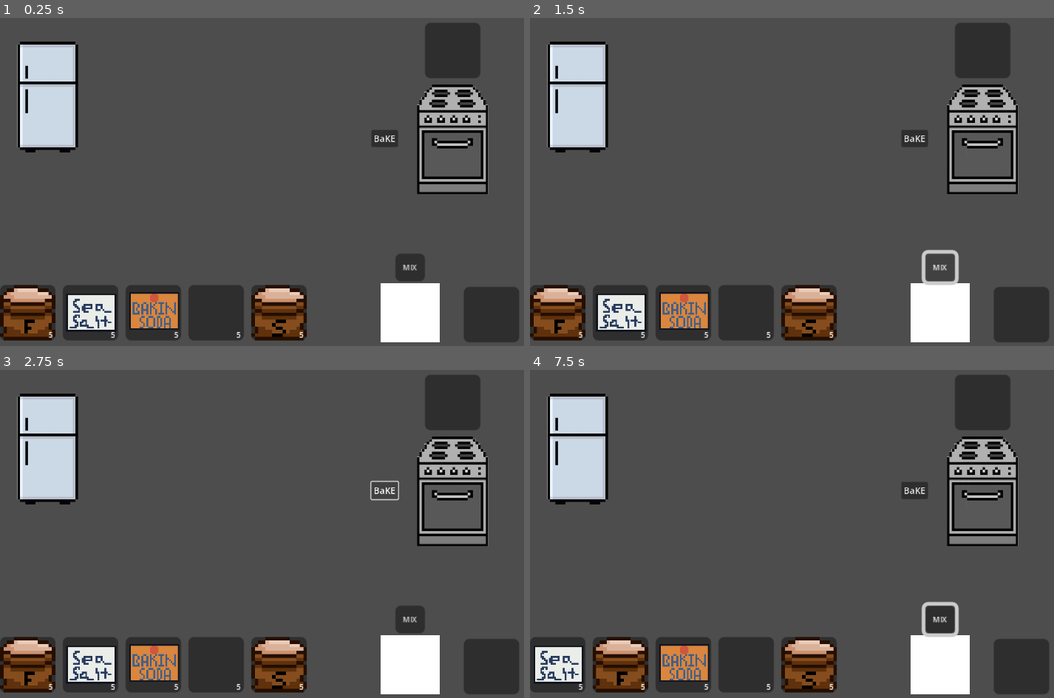
Above: before the commit, frames 1-4 (two rows, left to right).
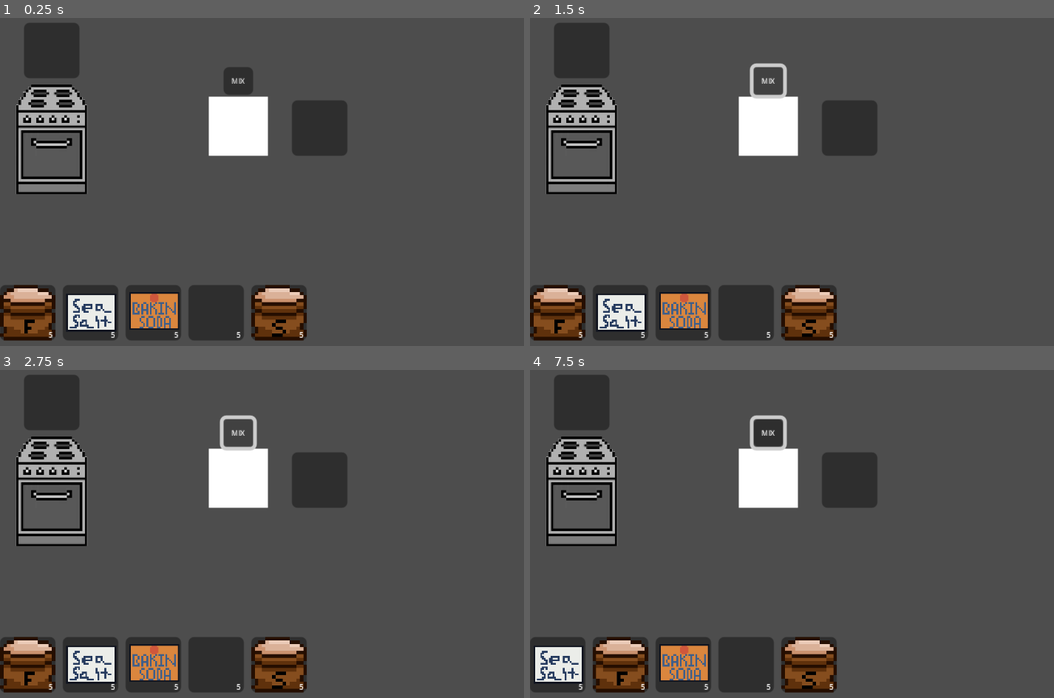
Above: after the commit, the same moments.

Repository: amusci/sweet-treat
Game: Godot game, scene res://Scenes/Areas/bakery_playground.tscn
The game is run twice, just before and just after one commit, with the same random seed, the same clock (stepped at 60 frames per second) and the same inputs.
Inputs (mouse positions are in pixels of both pictures, inside the frame that each line leads up to):
- Up to frame 1 (0.25 s): no input
- Up to frame 2 (1.5 s): click "BaKE" (after the commit: "MIX") at 0.5 s; click "MIX" at 1.25 s
- Up to frame 3 (2.75 s): click "BaKE" (after the commit: "MIX") at 2 s
- Up to frame 4 (7.5 s): click "MIX" at 2.75 s; click "BaKE" (after the commit: "MIX") at 3.5 s; click "MIX" at 4.25 s; tap Enter at 5, 6.5 s; drag from (980, 488) to (938, 665) at 5.02 s; tap Space at 5.75, 7.25 s; drag from (980, 402) to (980, 488) at 5.77 s; move the mouse to (556, 665) at 6.52 s; click (556, 665) at 6.67 s; drag from (619, 665) to (938, 665) at 7.27 s

The runs differ from the first frame. In frame 1, 19% of the frame differs, in the area x 3-100%, y 1-99%; in frame 2, 19%; in frame 3, 19%; in frame 4, 19%.

Commit message:
4.4 + better hotbar
uid 4.4 update

Diff:
--- a/Scenes/Areas/bakery_playground.tscn
+++ b/Scenes/Areas/bakery_playground.tscn
@@ -1,14 +1,13 @@
-[gd_scene load_steps=5 format=3 uid="uid://jrswjeeueyee"]
+[gd_scene load_steps=4 format=3 uid="uid://jrswjeeueyee"]
 
 [ext_resource type="PackedScene" uid="uid://q1v1svbbga3m" path="res://Scenes/NonUpgradables/tablehotbar/hotbar.tscn" id="2_sqe8n"]
 [ext_resource type="PackedScene" uid="uid://b85a3mf75arf7" path="res://Scenes/Machines/mixing_station.tscn" id="3_ff7m2"]
 [ext_resource type="PackedScene" uid="uid://cgltvgu28fltw" path="res://Scenes/Machines/oven.tscn" id="3_gyj70"]
-[ext_resource type="PackedScene" uid="uid://m07v5i1n8ugu" path="res://Scenes/Machines/fridge.tscn" id="4_cpdy6"]
 
 [node name="BakeryPlayground" type="Node2D"]
 
 [node name="Oven" parent="." instance=ExtResource("3_gyj70")]
-position = Vector2(244, 68)
+position = Vector2(27, 68)
 
 [node name="Hotbar" parent="." instance=ExtResource("2_sqe8n")]
 anchors_preset = 0
@@ -22,7 +21,4 @@
 size_flags_vertical = 4
 
 [node name="MixingStation" parent="." instance=ExtResource("3_ff7m2")]
-position = Vector2(222, 162)
-
-[node name="Fridge" parent="." instance=ExtResource("4_cpdy6")]
-position = Vector2(26, 46)
+position = Vector2(129, 61)
--- /dev/null
+++ b/Scenes/SceneSwitching/SceneButtons.tscn
@@ -0,0 +1,27 @@
+[gd_scene load_steps=2 format=3 uid="uid://b8rhowa3gudpk"]
+
+[sub_resource type="Theme" id="Theme_jk4ue"]
+
+[node name="SceneButtons" type="HBoxContainer"]
+
+[node name="StorageButton" type="Button" parent="."]
+custom_minimum_size = Vector2(30, 30)
+layout_mode = 2
+theme = SubResource("Theme_jk4ue")
+theme_override_font_sizes/font_size = 5
+text = "Storage"
+
+[node name="BakingButton" type="Button" parent="."]
+custom_minimum_size = Vector2(30, 30)
+layout_mode = 2
+theme = SubResource("Theme_jk4ue")
+theme_override_font_sizes/font_size = 5
+text = "Baking"
+
+[node name="ShopButton" type="Button" parent="."]
+custom_minimum_size = Vector2(30, 30)
+layout_mode = 2
+theme = SubResource("Theme_jk4ue")
+theme_override_font_sizes/font_size = 5
+text = "Shop
+"
--- a/Scripts/MachineClasses/Machine.gd
+++ b/Scripts/MachineClasses/Machine.gd
@@ -106,13 +106,21 @@
 	if slot.amount <= 1:
 		slot.item = null
 		slot.amount = 0
+		# Clean up drag state
 		InventorySlot.currently_dragging_slot = null
 		InventorySlot.is_right_click_mode = false
 		if InventorySlot.drag_preview:
 			InventorySlot.drag_preview.queue_free()
 			InventorySlot.drag_preview = null
 	else:
+		# If multiple items in stack reduce by 1
 		slot.amount -= 1
+		# Clean up drag and drop remaining items back to original slot
+		InventorySlot.currently_dragging_slot = null
+		InventorySlot.is_right_click_mode = false
+		if InventorySlot.drag_preview:
+			InventorySlot.drag_preview.queue_free()
+			InventorySlot.drag_preview = null
 
 func _can_accept_ingredient(ingredient) -> bool:
 	# Helper function that returns true or false if the machine can accept the inputted ingredient
--- a/project.godot
+++ b/project.godot
@@ -12,7 +12,7 @@
 
 config/name="Sweet Treat"
 run/main_scene="res://Scenes/Areas/bakery_playground.tscn"
-config/features=PackedStringArray("4.3", "Forward Plus")
+config/features=PackedStringArray("4.4", "Forward Plus")
 config/icon="res://icon.svg"
 
 [autoload]
Not shown: 1 places in Resources/IngredientResources/dryIngredientResources/baking_powder.tres that only renumber resources
Not shown: 1 places in Resources/IngredientResources/dryIngredientResources/baking_soda.tres that only renumber resources
Not shown: 1 places in Resources/IngredientResources/dryIngredientResources/brown_sugar.tres that only renumber resources
Not shown: 1 places in Resources/IngredientResources/dryIngredientResources/chocolate_chips.tres that only renumber resources
Not shown: 1 places in Resources/IngredientResources/dryIngredientResources/flour.tres that only renumber resources
Not shown: 1 places in Resources/IngredientResources/dryIngredientResources/gran_sugar.tres that only renumber resources
Not shown: 1 places in Resources/IngredientResources/dryIngredientResources/sea_salt.tres that only renumber resources
Not shown: 1 places in Resources/IngredientResources/dryIngredientResources/sugar.tres that only renumber resources
Not shown: 1 places in Resources/IngredientResources/wetIngredientResources/butter.tres that only renumber resources
Not shown: 1 places in Resources/IngredientResources/wetIngredientResources/egg.tres that only renumber resources
Not shown: 1 places in Resources/IngredientResources/wetIngredientResources/vanilla_extract.tres that only renumber resources
Not shown: 1 places in Resources/RecipeResources/FinishedRecipeResources/chocolate_chip_cookie.tres that only renumber resources
(and 26 more such lines)
